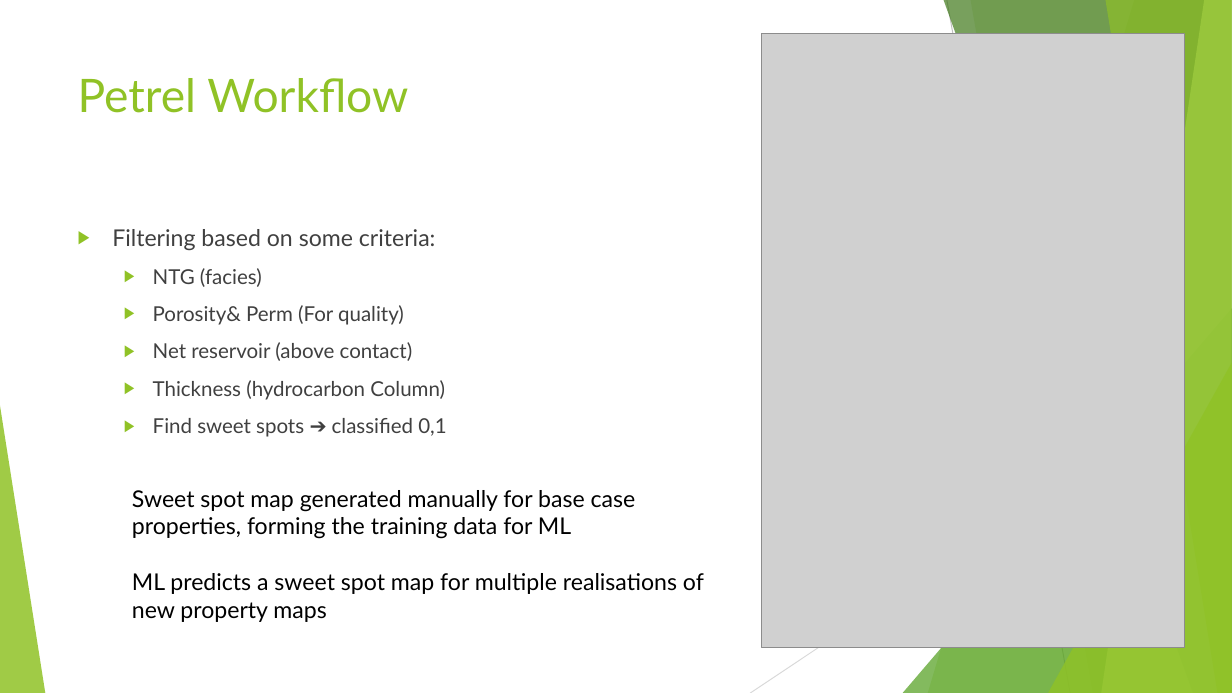
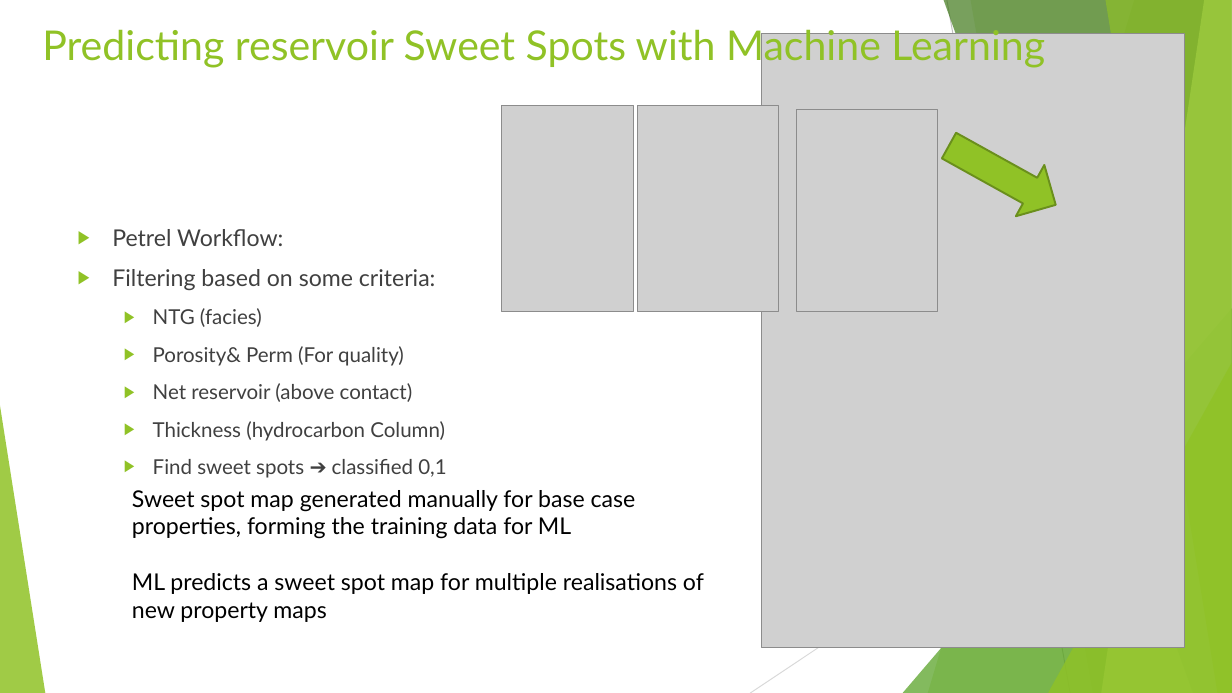
Before and after one commit to Nozziel/OGA2018_SweetSpotPrediction, a slide deck: slide 2 of Introduction.pptx (slide 3 before the commit). Drawn at 1232x693 pixels with LibreOffice and Linux fonts; fonts in the diff are those of the drawing; grey boxes stand for pictures. Boxes give left, top, right and bottom in pixels: in the first picture for what was removed or moved away, otherwise in the second. Text is boxed around its words. In the diff, an @@ line names an element or a change of style, - is before the commit and + after.

```diff
--- a/Introduction.pptx
+++ b/Introduction.pptx
@@ text added at (42,24,1045,68), 32 pt, text #90C226 @@
+Predicting reservoir Sweet Spots with Machine Learning
@@ title removed at (78,78,408,113) @@
-Petrel Workflow
@@ picture added at (502,106,634,312) @@
@@ picture added at (638,106,779,312) @@
@@ picture added at (797,109,938,312) @@
@@ right arrow added at (935,120,1070,230), fill #90C226, outline #6B901C 1.5 pt @@
@@ text at (112,229,283,246): paragraph added @@
+▶ Petrel Workflow:
```
Also in this commit, not shown: 2 other slides changed, 1 slide removed, 5 other files.
